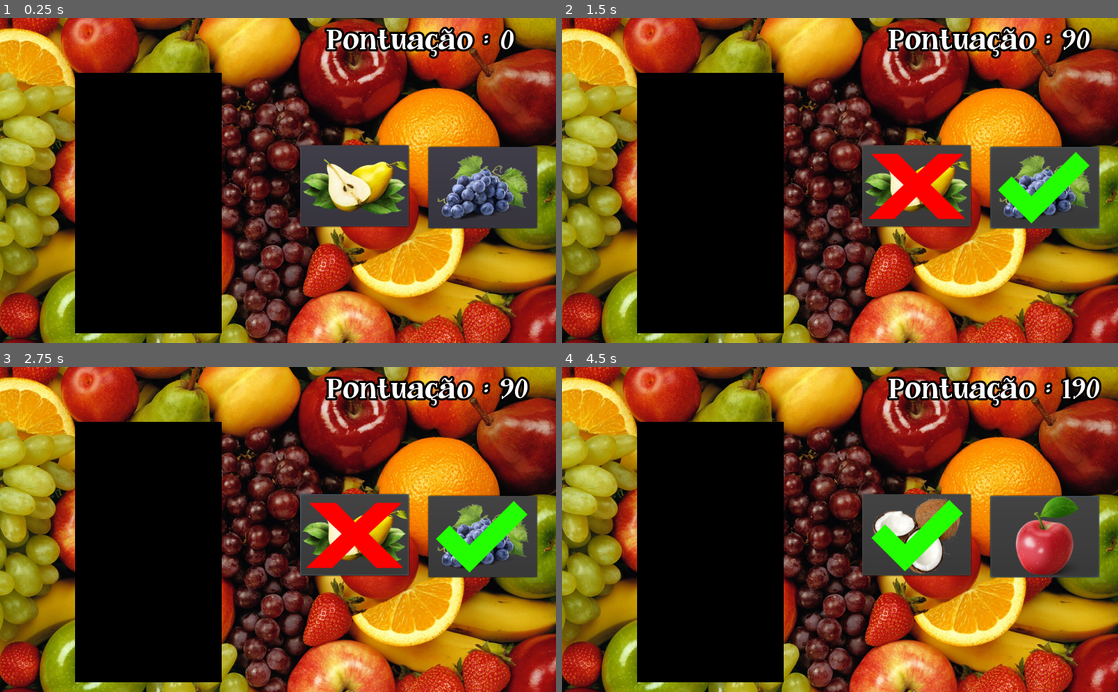
Above: before the commit, frames 1-4 (two rows, left to right).
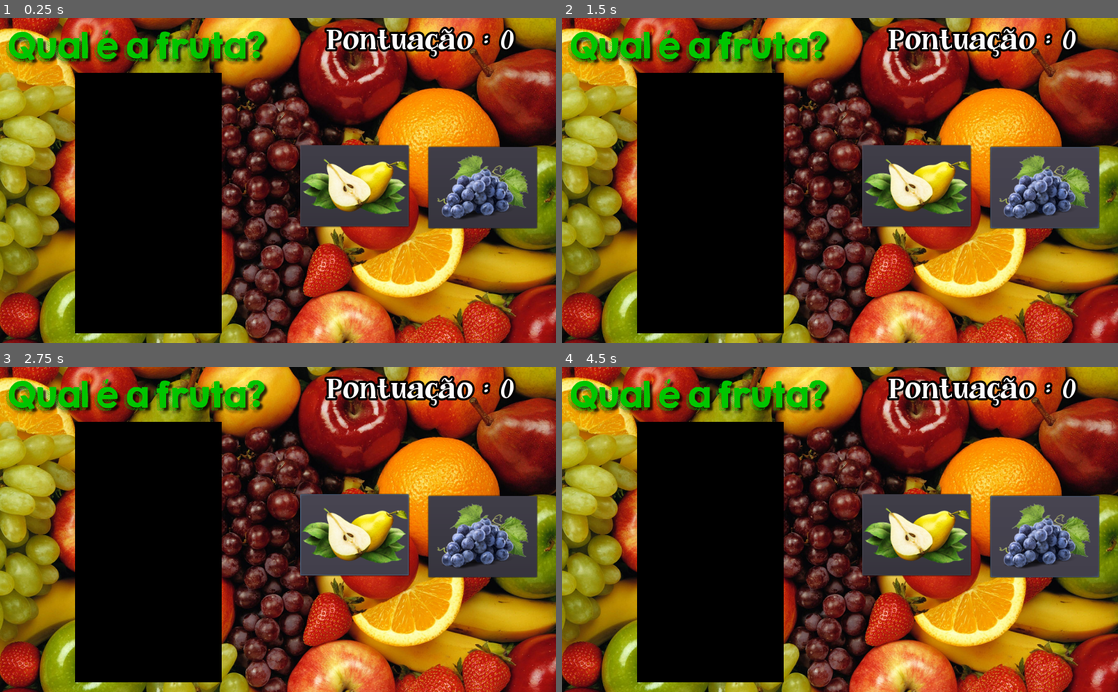
Above: after the commit, the same moments.

Repository: ClaudioKamoda/Qual-a-Fruta
Game: Godot game, scene res://cenas/principalFaceis.tscn
The game is run twice, just before and just after one commit, with the same random seed, the same clock (stepped at 60 frames per second) and the same inputs. This scene is started directly instead of the project's main scene. The engine's default icon, where the game draws it, is replaced by a stand-in: a white triangle on a blue panel in a dark square. Video files are missing from this copy of the repository; at most half a second of black plays in their place.
Inputs (mouse positions are in pixels of both pictures, inside the frame that each line leads up to):
- Up to frame 1 (0.25 s): no input
- Up to frame 2 (1.5 s): click (917, 187) at 0.5 s; click (1045, 187) at 1.25 s
- Up to frame 3 (2.75 s): click (355, 536) at 2.02 s
- Up to frame 4 (4.5 s): click (1045, 536) at 2.77 s; click (917, 536) at 3.5 s; click (1045, 536) at 4.27 s

The runs differ from the first frame. In frame 1, 3.3% of the frame differs, in the area x 1-49%, y 3-15%; in frame 2, 6.6%; in frame 3, 6.6%; in frame 4, 9.0%, in the area x 1-97%, y 2-65%.
Error after the commit: Invalid set index 'disabled' (on base: 'null instance') with value of type 'bool'. (res://scripts/principalFaceis.gd:68)

Commit message:
Pull

Diff:
--- a/cenas/TitleScreen.tscn
+++ b/cenas/TitleScreen.tscn
@@ -4,7 +4,7 @@
 [ext_resource path="res://imagens/logo.png" type="Texture" id=2]
 [ext_resource path="res://cenas/Buttons/Jogar.tscn" type="PackedScene" id=3]
 [ext_resource path="res://cenas/Buttons/Créditos.tscn" type="PackedScene" id=4]
-[ext_resource path="res://imagens/characters.png" type="Texture" id=5]
+[ext_resource path="res://imagens/frutas.png" type="Texture" id=5]
 [ext_resource path="res://cenas/fadeIn.tscn" type="PackedScene" id=6]
 
 [node name="TitleScreen" type="Control"]
@@ -60,10 +60,10 @@
 size_flags_vertical = 3
 
 [node name="Characters" type="TextureRect" parent="Menu/CenterRow/CenterContainer"]
-margin_left = 45.0
-margin_top = 39.0
-margin_right = 365.0
-margin_bottom = 359.0
+margin_left = 5.0
+margin_top = 74.0
+margin_right = 405.0
+margin_bottom = 324.0
 texture = ExtResource( 5 )
 
 [node name="FadeIn" parent="." instance=ExtResource( 6 )]
--- a/cenas/principalFaceis.tscn
+++ b/cenas/principalFaceis.tscn
@@ -6,6 +6,7 @@
 [ext_resource path="res://cenas/Background.tscn" type="PackedScene" id=4]
 [ext_resource path="res://videos/Banana.ogv" type="VideoStream" id=5]
 [ext_resource path="res://fonts/JandaCurlygirlChunky.ttf" type="DynamicFontData" id=6]
+[ext_resource path="res://imagens/logo.png" type="Texture" id=7]
 
 [sub_resource type="DynamicFont" id=1]
 size = 45
@@ -18,8 +19,6 @@
 margin_right = 40.0
 margin_bottom = 40.0
 script = ExtResource( 1 )
-botao1Path = NodePath("Botões/Fruta 1")
-botao2Path = NodePath("Botões/Fruta 2")
 placarPath = NodePath("placar")
 videoFrutaPath = NodePath("VideoFruta")
 fruta1Path = NodePath("Botões/Fruta 1/SpriteFruta1")
@@ -78,6 +77,13 @@
 custom_fonts/normal_font = SubResource( 1 )
 text = " Pontuação : 0"
 scroll_active = false
+
+[node name="Logo" type="TextureRect" parent="."]
+margin_left = -40.0
+margin_right = 40.0
+margin_bottom = 40.0
+rect_scale = Vector2( 0.75, 0.75 )
+texture = ExtResource( 7 )
 [connection signal="button_up" from="Botões/Fruta 1" to="." method="_on_Fruta_1_button_up"]
 [connection signal="button_up" from="Botões/Fruta 2" to="." method="_on_Fruta_2_button_up"]
 [connection signal="timeout" from="timer" to="." method="_on_timer_timeout"]
Not shown: 1 places in cenas/principalFaceis.tscn that only renumber resources
